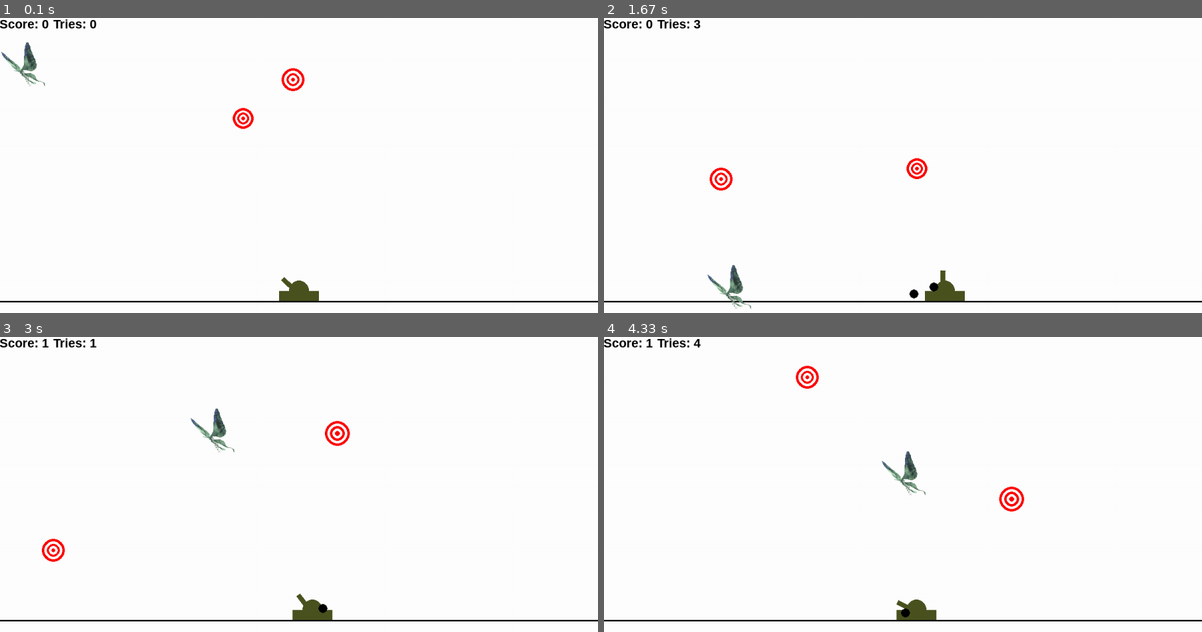
Above: before the commit, frames 1-4 (two rows, left to right).
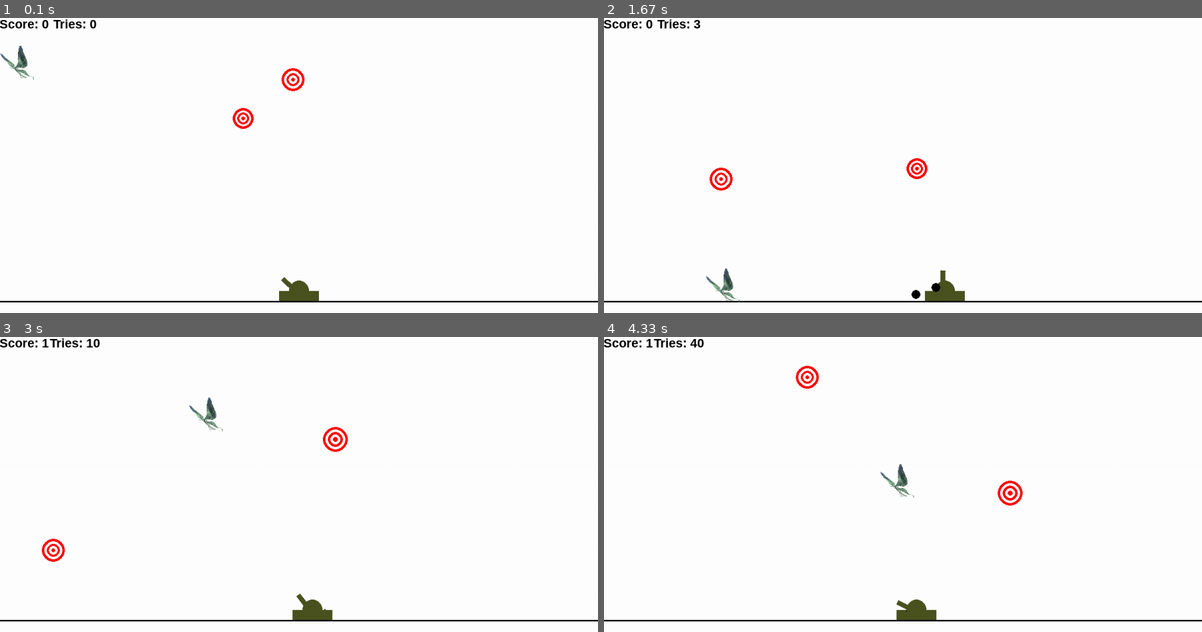
Above: after the commit, the same moments.

Repository: gnorayr/infa_2020_Gevorgyan
Game: pygame game, started from Lab 8 Cannon/Zibil.py
Same seed, same stepped clock (60 frames per second), same inputs: the game is played once before the commit and once after it.
Inputs (mouse positions are in pixels of both pictures, inside the frame that each line leads up to):
- Up to frame 1 (0.1 s): no input
- Up to frame 2 (1.67 s): press the mouse at (1094, 159) at 0.37 s; move the mouse to (998, 171) at 0.47 s; release the mouse at (908, 186) at 0.6 s; hold Right 0.67-1.13 s; click (992, 62) at 0.75 s; hold Right 1.17-1.63 s; click (944, 230) at 1.25 s
- Up to frame 3 (3 s): right-click (101, 375) at 1.72 s; click (490, 384) at 2.05 s; hold Left 2.33-2.87 s; click (215, 375) at 2.42 s; hold Left from 2.9 s (still down); click (304, 596) at 2.98 s
- Up to frame 4 (4.33 s): release Left at 3.3 s; hold Right 3.33-3.97 s; click (855, 567) at 3.42 s; hold Left from 4 s (still down); click (717, 505) at 4.08 s

The runs differ from the first frame. In frame 1, 0.4% of the frame differs, in the area x 0-8%, y 8-24%; in frame 2, 0.4%; in frame 3, 0.9%, in the area x 8-59%, y 0-94%; in frame 4, 0.9%.

Commit message:
2nd type of bullet

Diff:
--- a/Lab 8 Cannon/Zibil.py
+++ b/Lab 8 Cannon/Zibil.py
@@ -89,8 +89,8 @@
 
 
 class Bullet:
-    def __init__(self, x, y, v, r, g=0.4):
-        self.angel = cannon.angle
+    def __init__(self, x, y, v, r, angle):
+        self.angel = angle
         self.color = BLACK
         self.x = x
         self.y = y
@@ -98,7 +98,7 @@
         self.vx = v * cos(self.angel)
         self.vy = v * sin(self.angel)
         self.r = r
-        self.g = g
+        self.g = 0.4
 
     def draw(self):
         if self.vx ** 2 + self.vy ** 2 > cannon.start_side / 12 or self.y < ground.y - 20:
@@ -114,6 +114,10 @@
             self.vx = -abs(self.vx) / 2
             self.vy = self.vy * 0.8
             self.x -= 10
+        if self.x - self.r < 0:
+            self.vx = abs(self.vx) / 2
+            self.vy = self.vy * 0.8
+            self.x += 10
         if self.y + self.r > ground.y:
             self.vy = -abs(self.vy) / 2
             self.vx = self.vx * 0.8
@@ -161,8 +165,8 @@
 
 class Butterfly(Target):
     def __init__(self):
-        super().__init__()
-        self.r = ran(30, 45)
+        super().__init__(ground.y)
+        self.r = ran(25, 35)
 
     def draw(self):
         butterfly_pic = pygame.image.load('moonlight_butterfly.png')
@@ -179,6 +183,7 @@
 clock = pygame.time.Clock()
 
 score = 0
+bullet_type_1 = True
 ground = Ground()
 cannon = Cannon(40, y=ground.y)
 targets = [Target(ground.y) for i in range(2)]
@@ -200,30 +205,42 @@
         target.move()
         for bullet in bullets:
             if target.is_touching(bullet):
-                targets.remove(target)
-                targets.append(Target(ground.y))
-                bullets = []
-                score += 1
+                try:
+                    targets.remove(target)
+                    targets.append(Target(ground.y))
+                    bullets = []
+                    score += 1
+                except:
+                    pass
     for butterfly in butterflies:
         butterfly.draw()
         butterfly.move()
-        pygame.display.update()
         for bullet in bullets:
             if butterfly.is_touching(bullet):
-                butterflies.remove(butterfly)
-                butterflies.append(Butterfly())
-                bullets = []
-                score += 1
+                try:
+                    butterflies.remove(butterfly)
+                    butterflies.append(Butterfly())
+                    bullets = []
+                    score += 1
+                except:
+                    pass
 
     for event in pygame.event.get():
         if event.type == pygame.QUIT:
             finished = True
-        elif event.type == pygame.MOUSEBUTTONDOWN:
-            pass
+        elif event.type == pygame.MOUSEBUTTONUP and event.button == 3:
+            bullet_type_1 = not bullet_type_1
         elif event.type == pygame.MOUSEBUTTONUP and event.button == 1:
-            bullets.append(Bullet(cannon.x + cannon.side * cos(cannon.angle) + 0.5 * cannon.width * sin(cannon.angle),
-                                  cannon.y + cannon.side * sin(cannon.angle) - 0.5 * cannon.width * cos(cannon.angle),
-                                  1.3 * (cannon.side - cannon.start_side), cannon.width))
+            if bullet_type_1:
+                bullets.append(Bullet(cannon.x + cannon.side * cos(cannon.angle),
+                                      cannon.y + cannon.side * sin(cannon.angle),
+                                      1.3 * (cannon.side - cannon.start_side), cannon.width, cannon.angle))
+            else:
+                for delta_angle in range(-5, 5):
+                    bullets.append(Bullet(cannon.x + cannon.side * cos(cannon.angle),
+                                          cannon.y + cannon.side * sin(cannon.angle),
+                                          1.3 * (cannon.side - cannon.start_side), cannon.width / 7,
+                                          cannon.angle + delta_angle / 100))
 
     pygame.display.update()
     screen.fill(WHITE)
